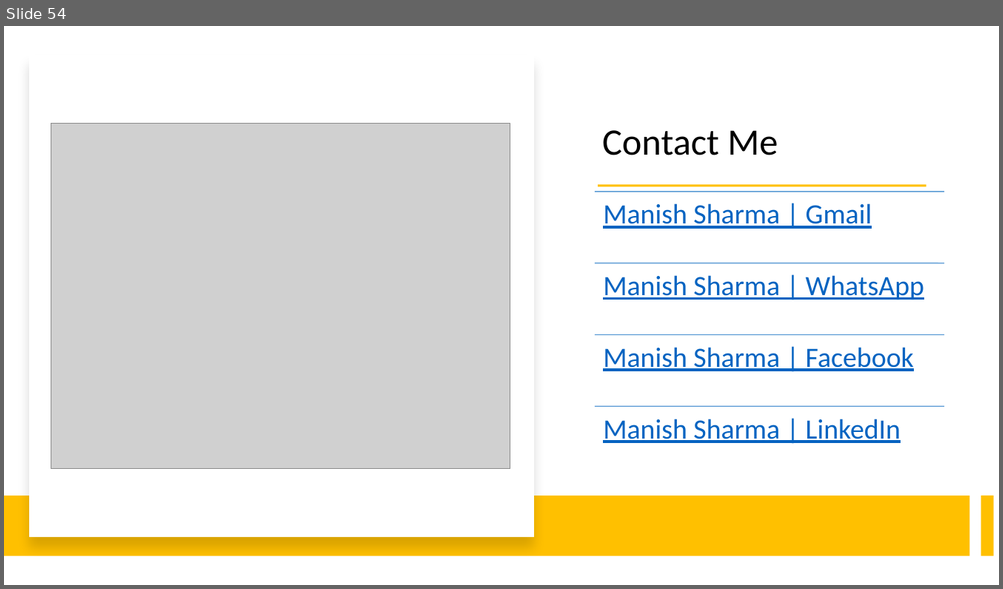
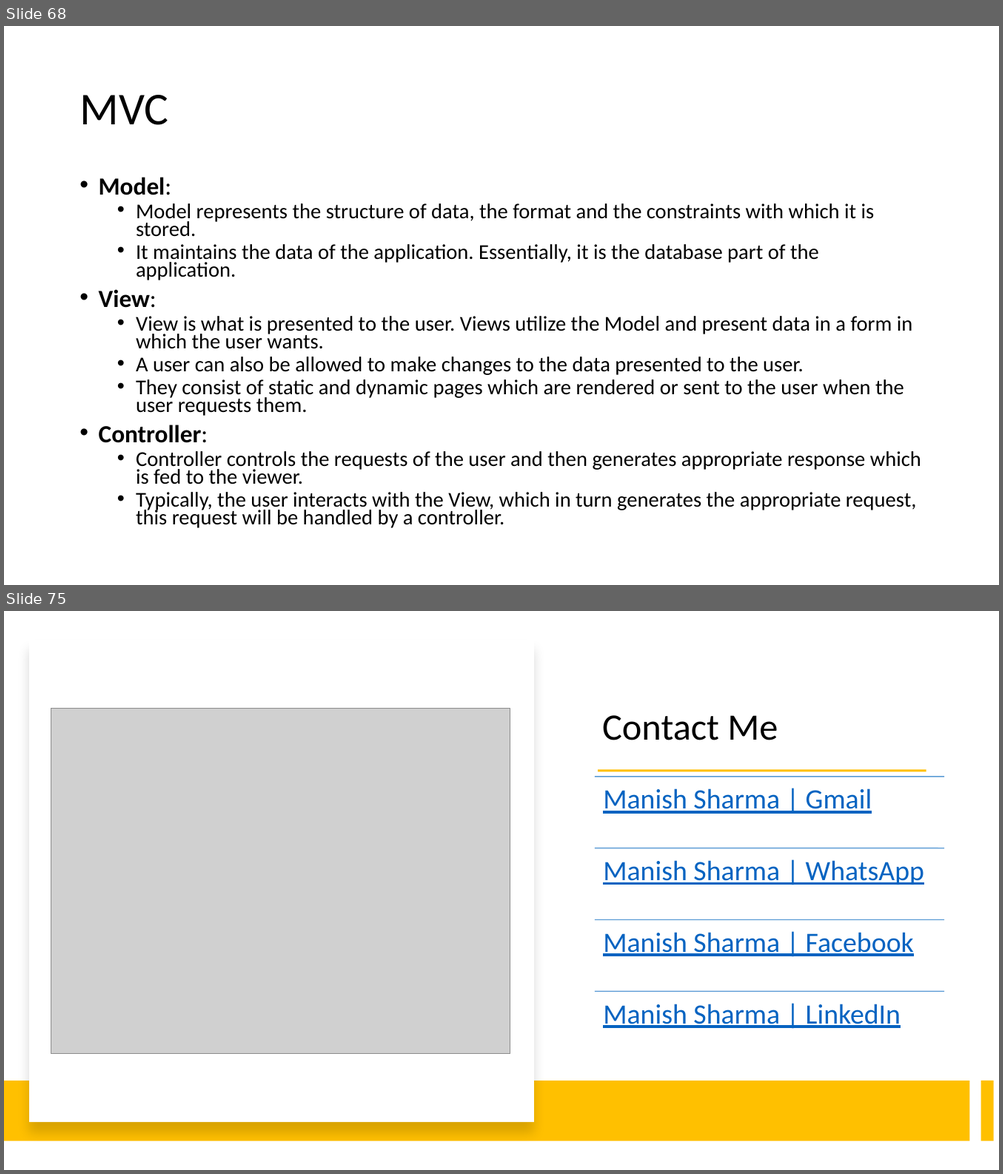
Before and after one commit to explore-with-manish/im-jan24, a slide deck: Node/Notes/Node.pptx. Shown one above the other, each under a label of ours: slide 54 before the commit, slides 68 and 75 after it; the slides between them are not shown. The pictures are 1003x589 and 1003x1174 pixels, drawn with LibreOffice and Linux fonts; fonts in the diff are those of the drawing; grey boxes stand for pictures. Boxes give left, top, right and bottom in pixels: in the first picture for what was removed or moved away, otherwise in the second. Text is boxed around its words. In the diff, an @@ line names an element or a change of style, - is before the commit and + after.

```diff
--- a/Node/Notes/Node.pptx
+++ b/Node/Notes/Node.pptx
@@ slide 68 added at [4, 26, 999, 585], background #FFFFFF @@
@@ title added at [79, 95, 168, 125], 44 pt, text #000000 @@
+MVC
@@ text added at [99, 177, 921, 528], 20.4 pt, text #000000 @@
+• Model:
+  • Model represents the structure of data, the format and the constraints with which it is stored.
+  • It maintains the data of the application. Essentially, it is the database part of the application.
+• View:
+  • View is what is presented to the user. Views utilize the Model and present data in a form in which the user wants.
+  • A user can also be allowed to make changes to the data presented to the user.
+  • They consist of static and dynamic pages which are rendered or sent to the user when the user requests them.
+• Controller:
+  • Controller controls the requests of the user and then generates appropriate response which is fed to the viewer.
+  • Typically, the user interacts with the View, which in turn generates the appropriate request, this request will be handled by a controller.
@@ what was slide 54 is now slide 75 @@
```
Also in this commit, not shown: 20 other slides added, 45 other files.
